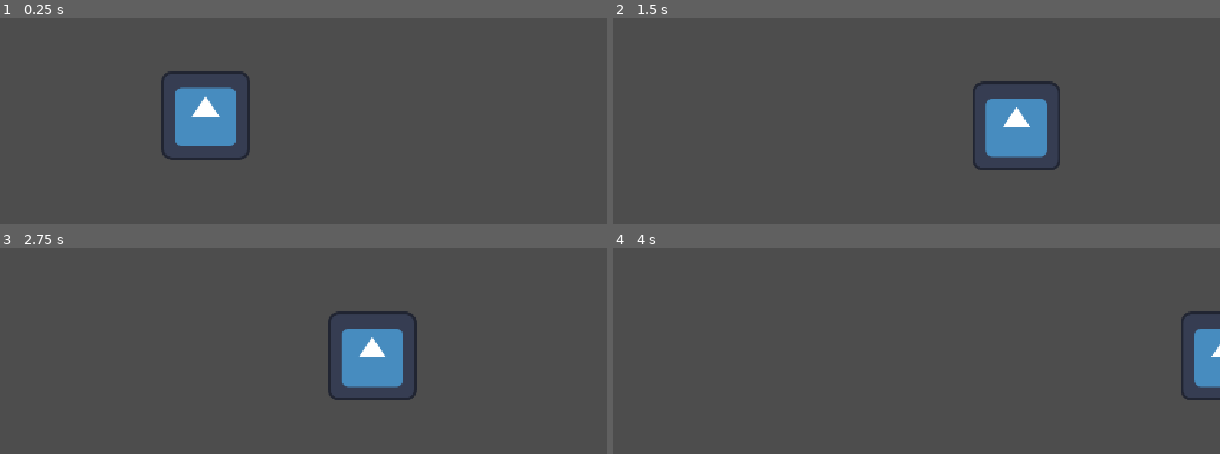
Above: before the commit, frames 1-4 (two rows, left to right).
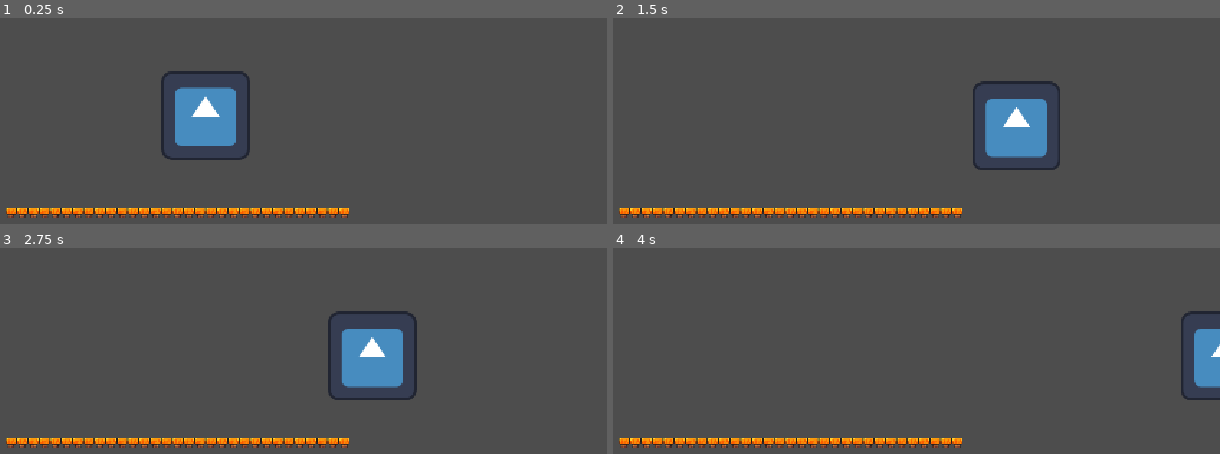
Above: after the commit, the same moments.

Repository: StiloDK/Racet-til-Adferdsendringer
Game: Godot game, scene res://Map.tscn
Two runs of this game, one before a commit and one after it. Both use one fixed random seed, a clock stepped at 60 frames per second and the inputs below. The engine's default icon, where the game draws it, is replaced by a stand-in: a white triangle on a blue panel in a dark square.
Inputs:
- Up to frame 1 (0.25 s): no input
- Up to frame 2 (1.5 s): tap Enter (ui_accept) at 0.5, 0.77 s; hold Right (ui_right) from 0.53 s (still down)
- Up to frame 3 (2.75 s): tap Enter (ui_accept) at 1.52 s; release Right (ui_right) at 2.03 s; hold Left (ui_left) from 2.03 s (still down)
- Up to frame 4 (4 s): release Left (ui_left) at 2.78 s; hold Right (ui_right) from 2.78 s (still down); tap Enter (ui_accept) at 3.02, 3.77 s

The runs differ from the first frame. In frame 1, 2.3% of the frame differs, in the area x 0-58%, y 92-98%; in frame 2, 2.3%; in frame 3, 2.3%; in frame 4, 2.3%.

Commit message:
added TileSet & TileMap so it possible to build the map with the current building blocks

Diff:
--- /dev/null
+++ b/GameScene.tscn
@@ -0,0 +1,7 @@
+[gd_scene format=3 uid="uid://bf0j3v2s1c83o"]
+
+[node name="Node2D" type="Node2D" unique_id=304833766]
+
+[node name="ItemList" type="ItemList" parent="." unique_id=1074096490]
+offset_right = 40.0
+offset_bottom = 40.0
--- a/Map.tscn
+++ b/Map.tscn
@@ -1,8 +1,142 @@
 [gd_scene format=3 uid="uid://dh8njmfjiyg5"]
 
 [ext_resource type="PackedScene" uid="uid://c7n62l8fdi7cp" path="res://Player.tscn" id="1_gfjgm"]
+[ext_resource type="Texture2D" uid="uid://d0q2g65ahgok" path="res://assets/sprites/world_tileset.png" id="2_3vi7k"]
 
 [sub_resource type="WorldBoundaryShape2D" id="WorldBoundaryShape2D_dx3ca"]
+
+[sub_resource type="TileSetAtlasSource" id="TileSetAtlasSource_3h1ab"]
+texture = ExtResource("2_3vi7k")
+0:0/0 = 0
+1:0/0 = 0
+2:0/0 = 0
+3:0/0 = 0
+4:0/0 = 0
+5:0/0 = 0
+6:0/0 = 0
+7:0/0 = 0
+8:0/0 = 0
+9:0/0 = 0
+10:0/0 = 0
+11:0/0 = 0
+0:1/0 = 0
+1:1/0 = 0
+2:1/0 = 0
+3:1/0 = 0
+4:1/0 = 0
+5:1/0 = 0
+6:1/0 = 0
+7:1/0 = 0
+8:1/0 = 0
+9:1/0 = 0
+10:1/0 = 0
+11:1/0 = 0
+0:2/0 = 0
+1:2/0 = 0
+2:2/0 = 0
+3:2/0 = 0
+4:2/0 = 0
+5:2/0 = 0
+6:2/0 = 0
+7:2/0 = 0
+8:2/0 = 0
+9:2/0 = 0
+10:2/0 = 0
+11:2/0 = 0
+0:3/0 = 0
+1:3/0 = 0
+2:3/0 = 0
+5:3/0 = 0
+6:3/0 = 0
+7:3/0 = 0
+8:3/0 = 0
+9:3/0 = 0
+0:4/0 = 0
+1:4/0 = 0
+2:4/0 = 0
+3:4/0 = 0
+4:4/0 = 0
+5:4/0 = 0
+6:4/0 = 0
+7:4/0 = 0
+8:4/0 = 0
+9:4/0 = 0
+0:5/0 = 0
+1:5/0 = 0
+2:5/0 = 0
+3:5/0 = 0
+4:5/0 = 0
+5:5/0 = 0
+6:5/0 = 0
+7:5/0 = 0
+8:5/0 = 0
+1:6/0 = 0
+2:6/0 = 0
+3:6/0 = 0
+4:6/0 = 0
+5:6/0 = 0
+6:6/0 = 0
+7:6/0 = 0
+8:6/0 = 0
+0:7/0 = 0
+1:7/0 = 0
+3:7/0 = 0
+5:7/0 = 0
+6:7/0 = 0
+7:7/0 = 0
+8:7/0 = 0
+0:8/0 = 0
+1:8/0 = 0
+2:8/0 = 0
+3:8/0 = 0
+4:8/0 = 0
+5:8/0 = 0
+6:8/0 = 0
+7:8/0 = 0
+8:8/0 = 0
+0:9/0 = 0
+1:9/0 = 0
+2:9/0 = 0
+3:9/0 = 0
+4:9/0 = 0
+5:9/0 = 0
+6:9/0 = 0
+7:9/0 = 0
+0:10/0 = 0
+1:10/0 = 0
+2:10/0 = 0
+3:10/0 = 0
+4:10/0 = 0
+6:10/0 = 0
+0:11/0 = 0
+1:11/0 = 0
+2:11/0 = 0
+3:11/0 = 0
+4:11/0 = 0
+5:11/0 = 0
+0:12/0 = 0
+1:12/0 = 0
+2:12/0 = 0
+3:12/0 = 0
+4:12/0 = 0
+0:13/0 = 0
+1:13/0 = 0
+2:13/0 = 0
+3:13/0 = 0
+4:13/0 = 0
+5:13/0 = 0
+0:14/0 = 0
+1:14/0 = 0
+2:14/0 = 0
+3:14/0 = 0
+4:14/0 = 0
+0:15/0 = 0
+1:15/0 = 0
+2:15/0 = 0
+3:15/0 = 0
+
+[sub_resource type="TileSet" id="TileSet_dx3ca"]
+sources/0 = SubResource("TileSetAtlasSource_3h1ab")
 
 [node name="Game" type="Node2D" unique_id=558776196]
 
@@ -16,3 +150,9 @@
 [node name="CollisionShape2D" type="CollisionShape2D" parent="StaticBody2D" unique_id=2041685370]
 position = Vector2(4, 108)
 shape = SubResource("WorldBoundaryShape2D_dx3ca")
+
+[node name="TileMap" type="TileMap" parent="." unique_id=1326504623]
+position = Vector2(0, 145)
+tile_set = SubResource("TileSet_dx3ca")
+format = 2
+layer_0/tile_data = PackedInt32Array(131060, 327680, 5, 131061, 327680, 5, 131062, 327680, 5, 131063, 327680, 5, 131064, 327680, 5, 131065, 327680, 5, 131066, 327680, 5, 131067, 327680, 5, 131068, 327680, 5, 131069, 327680, 5, 131070, 327680, 5, 131071, 327680, 5, 65536, 327680, 5, 65537, 327680, 5, 65538, 327680, 5, 65539, 327680, 5, 65540, 327680, 5, 65541, 327680, 5, 65542, 327680, 5, 65543, 327680, 5, 65544, 327680, 5, 65545, 327680, 5, 65546, 327680, 5, 65547, 327680, 5, 65548, 327680, 5, 131059, 327680, 5, 131058, 327680, 5, 131057, 327680, 5, 131056, 327680, 5, 131055, 327680, 5, 131054, 327680, 5)
